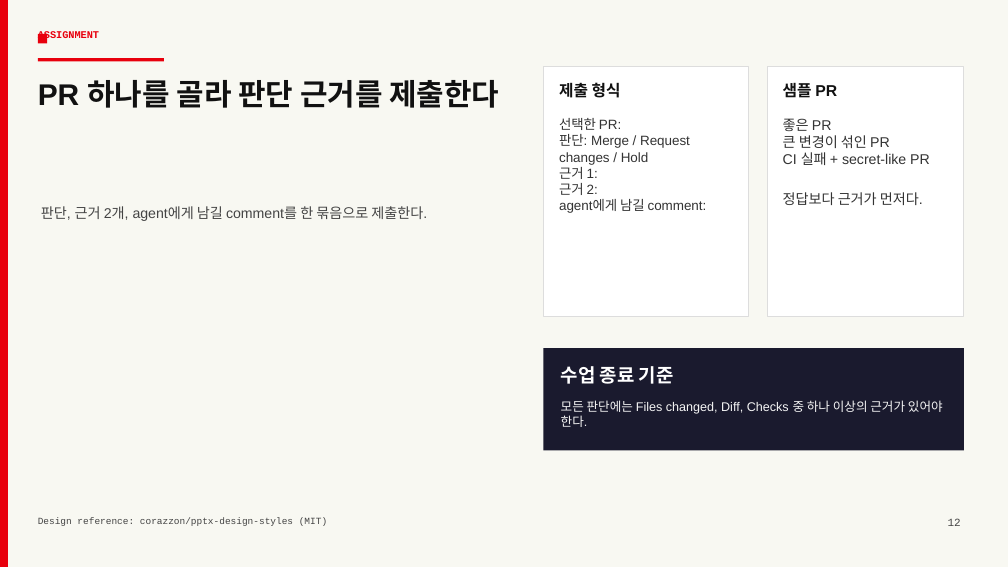
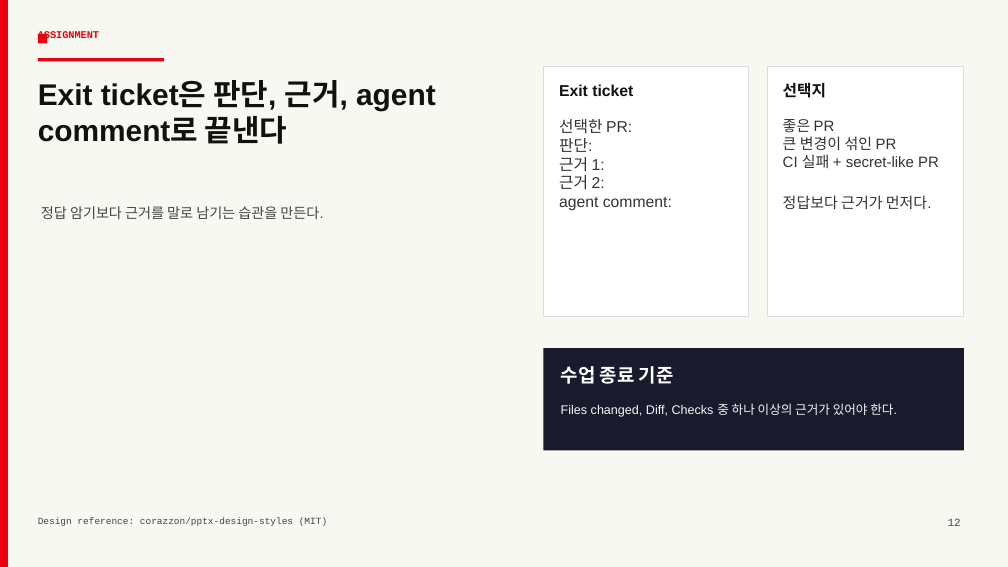
Before and after one commit to lucky206208-glitch/ai-agent-workshop, a slide deck: slide 12 of decks/02-github-pr-control-bento-swiss.pptx. Drawn at 1008x567 pixels with LibreOffice and Linux fonts; fonts in the diff are those of the drawing. Boxes give left, top, right and bottom in pixels: in the first picture for what was removed or moved away, otherwise in the second. Text is boxed around its words. In the diff, an @@ line names an element or a change of style, - is before the commit and + after.

```diff
--- a/decks/02-github-pr-control-bento-swiss.pptx
+++ b/decks/02-github-pr-control-bento-swiss.pptx
@@ text at box(38, 80, 436, 144): text changed @@
-PR 하나를 골라 판단 근거를 제출한다
+Exit ticket은 판단, 근거, agent comment로 끝낸다
@@ text at box(559, 84, 633, 96): text changed @@
-제출 형식
+Exit ticket
@@ text at box(783, 82, 826, 98): text changed @@
-샘플 PR
+선택지
@@ text at box(559, 119, 632, 190): size 12.8 to 15 pt in "선택한 PR:", "근거 1:", "근거 2:" @@
@@ text "좋은 PR" at box(783, 119, 939, 209): size 13.5 to 14.2 pt @@
@@ text at box(559, 138, 592, 152): text changed; size 12.8 to 15 pt @@
-판단: Merge / Request changes / Hold
+판단:
@@ text at box(41, 206, 323, 219): text changed @@
-판단, 근거 2개, agent에게 남길 comment를 한 묶음으로 제출한다.
+정답 암기보다 근거를 말로 남기는 습관을 만든다.
@@ text at box(559, 197, 672, 211): text changed; size 12.8 to 15 pt @@
-agent에게 남길 comment:
+agent comment:
@@ text at box(561, 403, 897, 417): text changed @@
-모든 판단에는 Files changed, Diff, Checks 중 하나 이상의 근거가 있어야 한다.
+Files changed, Diff, Checks 중 하나 이상의 근거가 있어야 한다.
```
Also in this commit, not shown: 3 other slides changed, 4 slides added, 4 slides removed, 2 other files.
